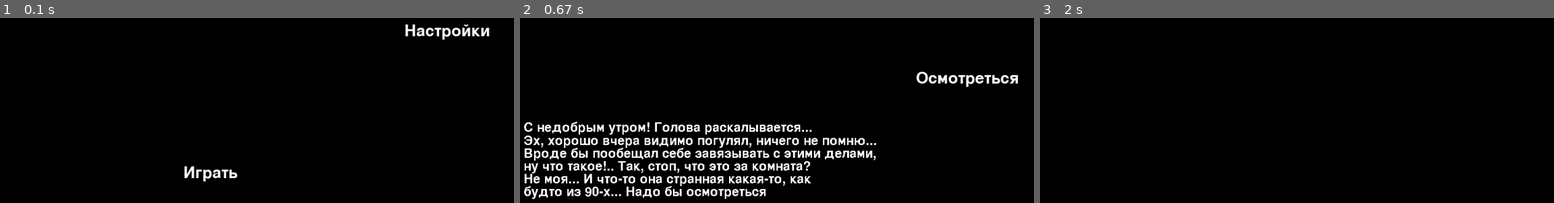
Above: before the commit, frames 1-3 (left to right).
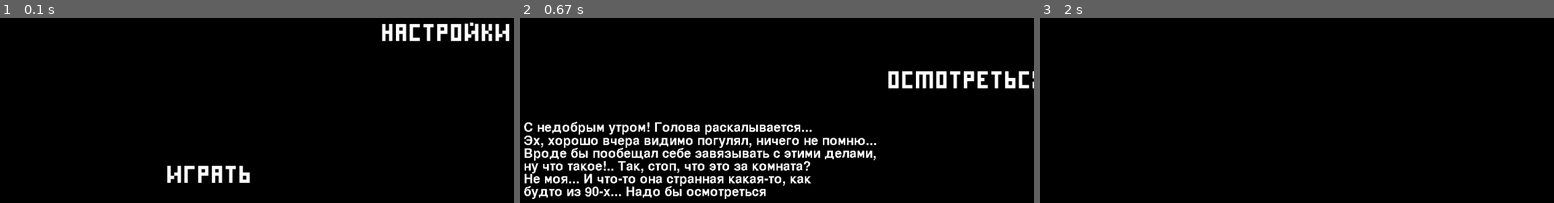
Above: after the commit, the same moments.

Repository: justxale/pygame-cyphered
Game: pygame game, started from main.py
The game is run twice, just before and just after one commit, with the same random seed, the same clock (stepped at 60 frames per second) and the same inputs.
Inputs (mouse positions are in pixels of both pictures, inside the frame that each line leads up to):
- Up to frame 1 (0.1 s): no input
- Up to frame 2 (0.67 s): click (730, 173) at 0.38 s
- Up to frame 3 (2 s): click "Осмотреться" at 0.72 s

The runs differ from the first frame. In frame 1, 2.5% of the frame differs, in the area x 32-100%, y 2-90%; in frame 2, 1.7%; in frame 3, nothing differs.

Commit message:
Музыка, недоделанные настройки

Diff:
--- a/cyphered/ui/Button.py
+++ b/cyphered/ui/Button.py
@@ -2,10 +2,10 @@
 
 
 # функция для создания кнопки
-# в качестве аргументов принимает ширину и высоту экрана, тект, цвет текста, насколько от середины отодвинуть
+# в качестве аргументов принимает ширину и высоту экрана, тект, шрифт, цвет текста, насколько от середины отодвинуть
 # текст по x и y, размер шрифта
-def get_component_button(screen_width, screen_height, text, color=(255, 255, 255), step_x=0, step_y=0, font_size=50):
-    font = pygame.font.Font(None, font_size)  # надо спросить у Артема, тк я сама не понимаю, какой путь прописывать
+def get_component_button(screen_width, screen_height, text, fontt=None, color=(255, 255, 255), step_x=0, step_y=0, font_size=50):
+    font = pygame.font.Font(fontt, font_size)  # надо спросить у Артема, тк я сама не понимаю, какой путь прописывать
     # нужно для шрифта
     text_surface = font.render(text, True, color)
 
--- a/main.py
+++ b/main.py
@@ -37,11 +37,12 @@
     while not start_button_clicked and running:
 
         screen.fill((0, 0, 0))
-        start_button = get_component_button(1280, 720, "Играть")
+        start_button = get_component_button(1280, 720, "Играть", fontt='./Resources/font.ttf')
         pygame.draw.rect(screen, (0, 0, 0), start_button[2])
         screen.blit(start_button[0], start_button[1])
 
-        settings_button = get_component_button(1280, 720, "Настройки", step_x=500, step_y=-300)
+        settings_button = get_component_button(1280, 720, "Настройки", step_x=500, step_y=-300,
+                                               fontt='./Resources/font.ttf')
         pygame.draw.rect(screen, (0, 0, 0), settings_button[2])
         screen.blit(settings_button[0], settings_button[1])
 
@@ -63,14 +64,14 @@
 
         jump_button = get_component_button(1280, 720, "Прыжок", font_size=30, step_x=-150)
         rightleft_button = get_component_button(1280, 720, "Управление кнопками влево-вправо", step_x=300,
-                                                font_size=35)
+                                                font_size=35, fontt='./Resources/font.ttf')
         while settings_button_clicked and running:
             screen.fill("black")
             color_music_button = 'green'
             if music == 'on':
                 color_music_button = 'red'
             music_button = get_component_button(1280, 720, "Музыка", color=color_music_button, step_x=-400,
-                                                font_size=35)
+                                                font_size=35, fontt='./Resources/font.ttf')
             pygame.draw.rect(screen, (0, 0, 0), music_button[2])
             screen.blit(music_button[0], music_button[1])
 
@@ -91,7 +92,7 @@
                             if music == 'on':
                                 music = 'off'
                                 music_button = get_component_button(1280, 720, "Музыка", color="red", step_x=-400,
-                                                                    font_size=35)
+                                                                    font_size=35, fontt='./Resources/font.ttf')
                                 pygame.draw.rect(screen, (0, 0, 0), music_button[2])
                                 screen.blit(music_button[0], music_button[1])
                             else:
@@ -99,7 +100,7 @@
                                 screen.fill(pygame.Color('black'), (music_button[3], music_button[4], music_button[5],
                                                                     music_button[6]))
                                 music_button = get_component_button(1280, 720, "Музыка", color="green", step_x=-400,
-                                                                    font_size=35)
+                                                                    font_size=35, fontt='./Resources/font.ttf')
                                 pygame.draw.rect(screen, (0, 0, 0), music_button[2])
                                 screen.blit(music_button[0], music_button[1])
 
@@ -110,7 +111,8 @@
     while not background_lookaround_button_clicked and running:
 
         screen.fill((0, 0, 0))
-        background_lookaround_button = get_component_button(1280, 720, "Осмотреться", step_x=500, step_y=-200)
+        background_lookaround_button = get_component_button(1280, 720, "Осмотреться", step_x=500, step_y=-200,
+                                                            fontt='./Resources/font.ttf')
         pygame.draw.rect(screen, (0, 0, 0), background_lookaround_button[2])
         screen.blit(background_lookaround_button[0], background_lookaround_button[1])
 
Renamed: Resources/DS Pixel Cyr Regular.ttf -> Resources/font.ttf
